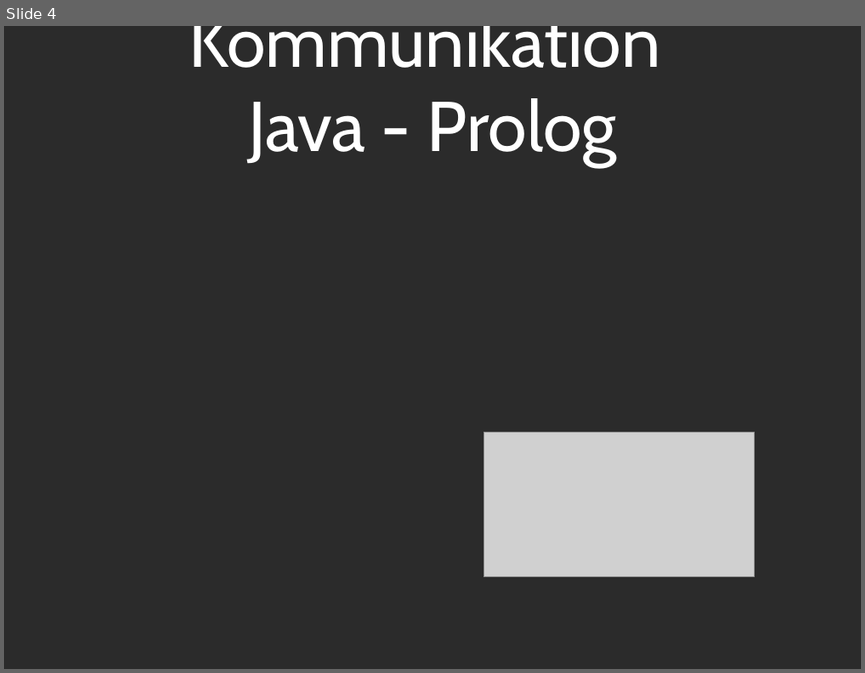
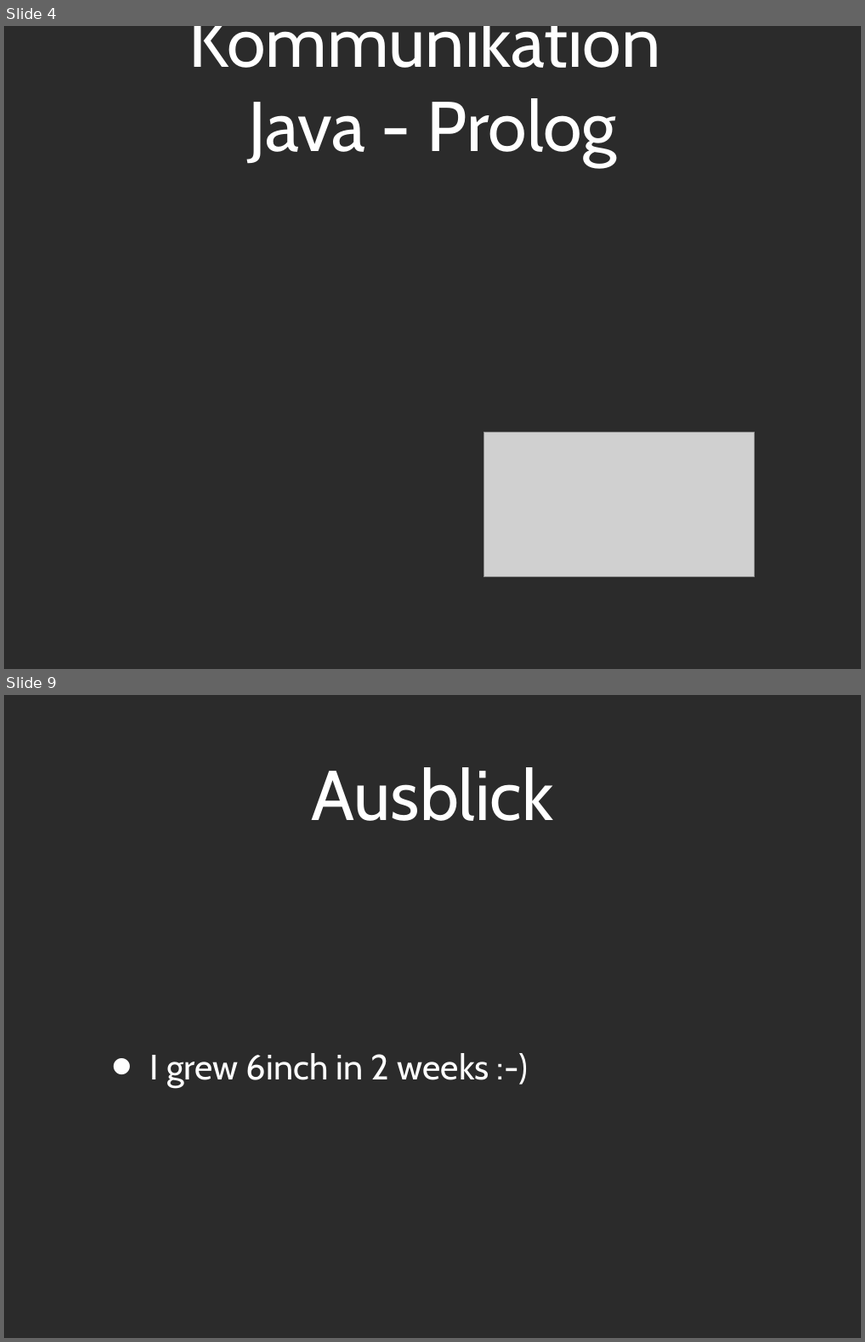
Before and after one commit to Tsopic/ai-battleship, a slide deck: Präsentation/Presentation_PPT.ppt. Shown one above the other, each under a label of ours: slide 4 before the commit, slides 4 and 9 after it; the slides between them are not shown. The pictures are 865x673 and 865x1342 pixels, drawn with LibreOffice and Linux fonts; fonts in the diff are those of the drawing; grey boxes stand for pictures; background and template pictures are left out; a plain dark background stands for a picture behind light text. Boxes give left, top, right and bottom in pixels: in the first picture for what was removed or moved away, otherwise in the second. Text is boxed around its words. In the diff, an @@ line names an element or a change of style, - is before the commit and + after.

```diff
--- a/Präsentation/Presentation_PPT.ppt
+++ b/Präsentation/Presentation_PPT.ppt
@@ slide 9 added at box(4, 695, 861, 1338), background picture (left out) @@
@@ title added at box(312, 767, 554, 821), 84 pt, text #FFFFFF @@
+Ausblick
@@ text added at box(149, 1053, 489, 1088), 42 pt, text #FFFFFF @@
+• I grew 6inch in 2 weeks :-)
```
Also in this commit, not shown: 3 slides changed, 1 other slide added, 2 slides removed, 2 other files.
